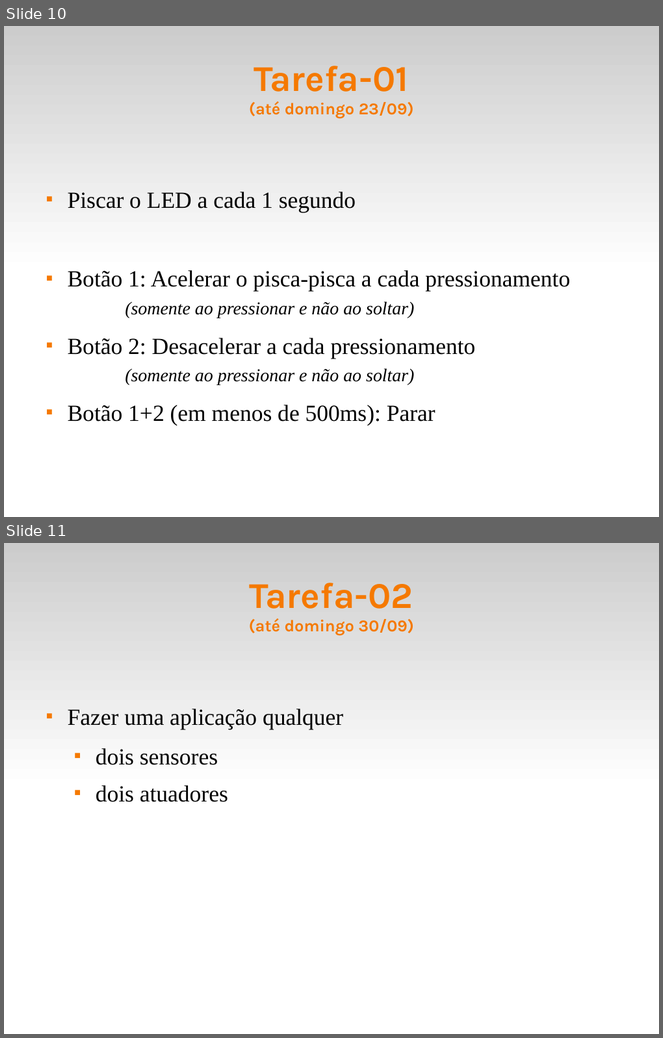
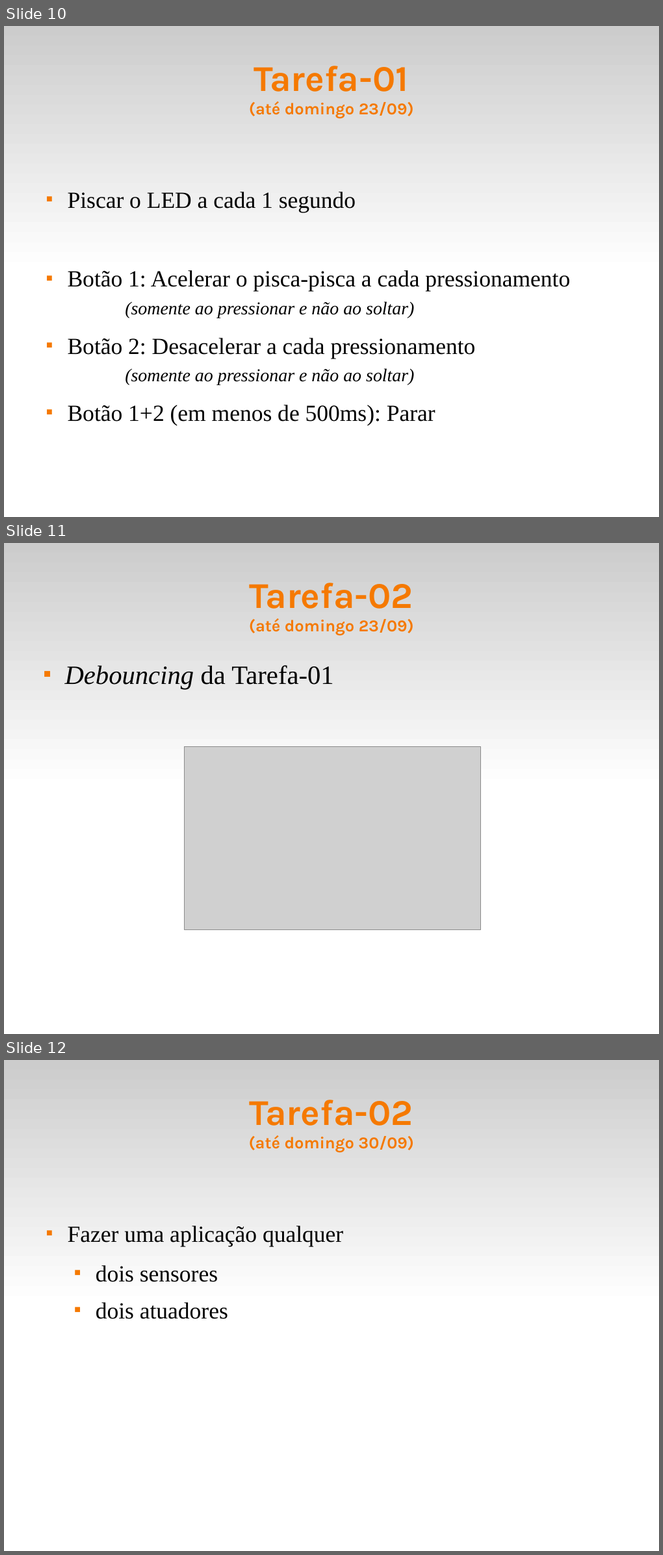
Before and after one commit to fsantanna-uerj/SE, a slide deck: Slides/se-00-intro.odp. Shown one above the other, each under a label of ours: slides 10 and 11 before the commit, slides 10, 11 and 12 after it. The pictures are 663x1038 and 663x1555 pixels, drawn with LibreOffice and Linux fonts; fonts in the diff are those of the drawing; grey boxes stand for pictures. Boxes give left, top, right and bottom in pixels: in the first picture for what was removed or moved away, otherwise in the second. Text is boxed around its words. In the diff, an @@ line names an element or a change of style, - is before the commit and + after.

```diff
--- a/Slides/se-00-intro.odp
+++ b/Slides/se-00-intro.odp
@@ slide 11 added at [4, 543, 659, 1034], background #FFFFFF; not listed: 1 template element that a slide beside it also shows @@
@@ title added at [249, 583, 414, 636], 20 pt, text #F57900, bold @@
+Tarefa-02
+(até domingo 23/09)
@@ text added at [65, 665, 334, 689], 32 pt, text #000000 @@
+■ Debouncing da Tarefa-01
@@ picture added at [185, 747, 482, 930] @@
@@ what was slide 11 is now slide 12 @@
```
Also in this commit, not shown: 1 slide changed, 1 other file.
